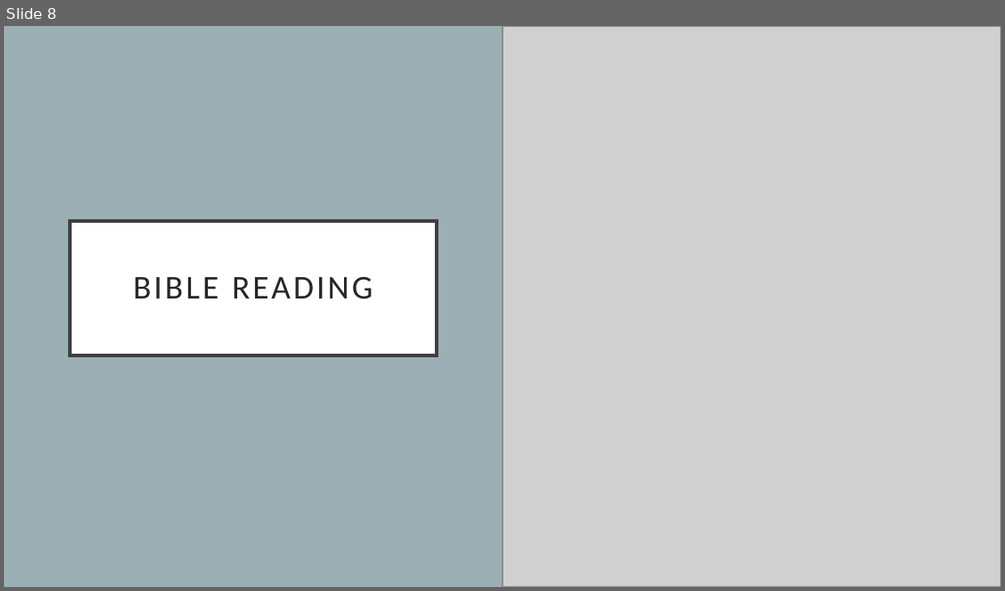
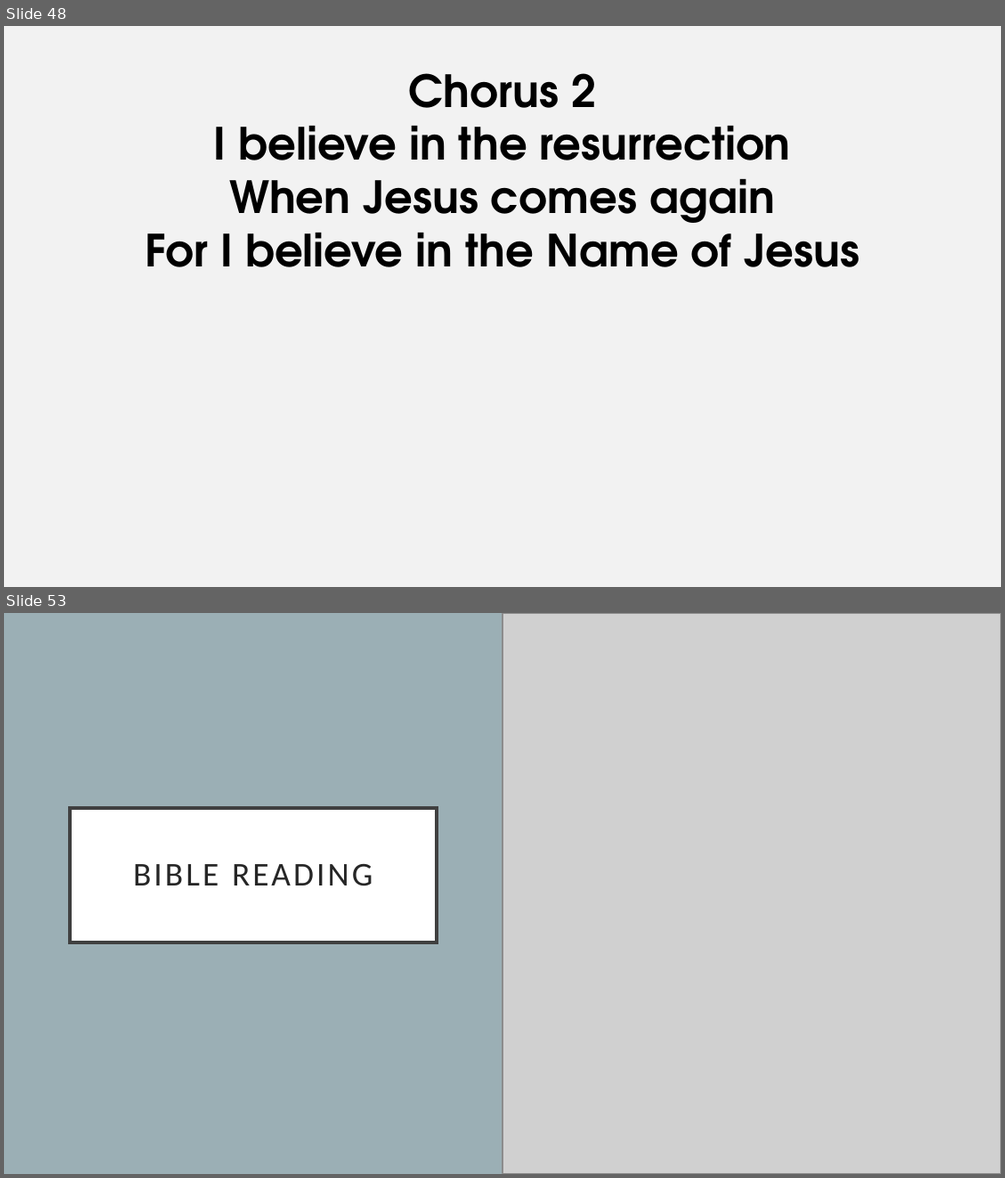
Before and after one commit to pangwuu/Weekly-powerpoint-maker, a slide deck: Slides/19_11_23.pptx. Shown one above the other, each under a label of ours: slide 8 before the commit, slides 48 and 53 after it; the slides between them are not shown. The pictures are 1005x591 and 1005x1178 pixels, drawn with LibreOffice and Linux fonts; fonts in the diff are those of the drawing; grey boxes stand for pictures. Boxes give left, top, right and bottom in pixels: in the first picture for what was removed or moved away, otherwise in the second. Text is boxed around its words. In the diff, an @@ line names an element or a change of style, - is before the commit and + after.

```diff
--- a/Slides/19_11_23.pptx
+++ b/Slides/19_11_23.pptx
@@ slide 48 added at (4, 26, 1001, 587), background #F2F2F2 @@
@@ subtitle added at (145, 73, 859, 267), 32 pt, text #000000, bold @@
+Chorus 2
+I believe in the resurrection
+When Jesus comes again
+For I believe in the Name of Jesus
@@ what was slide 8 is now slide 53 @@
```
Also in this commit, not shown: 49 other slides added, 4 slides removed, 12 other files.
